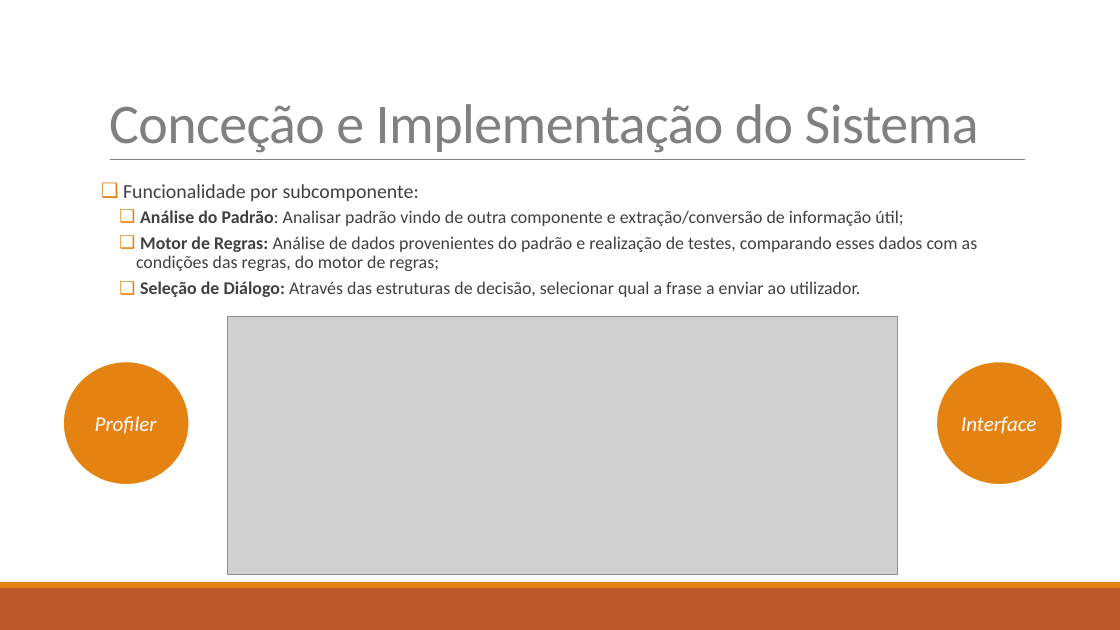
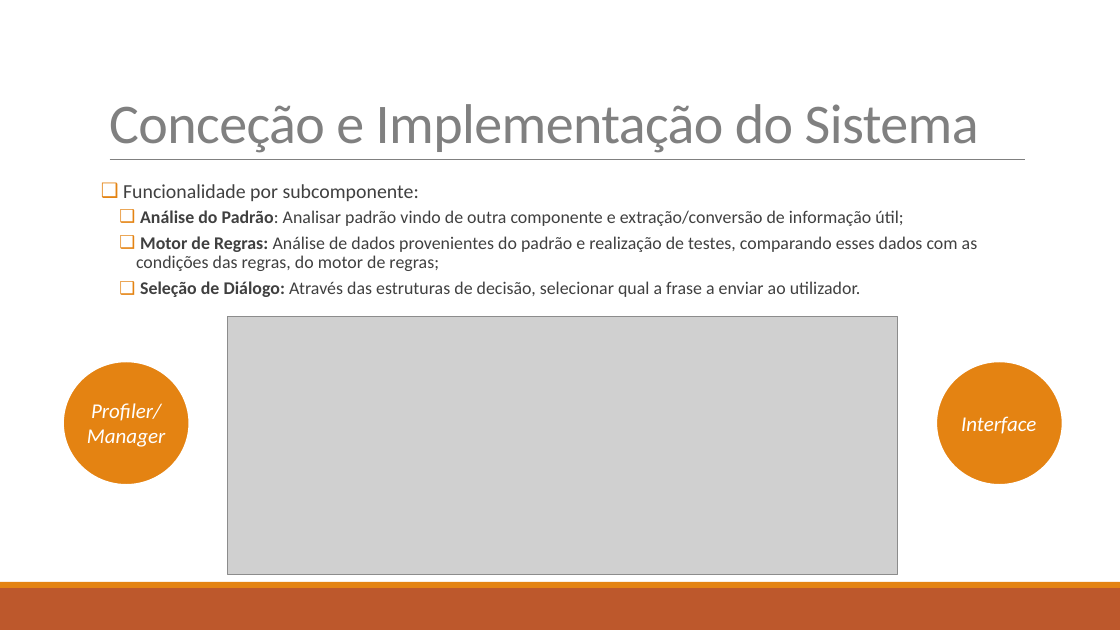
Before and after one commit to diisnc/Dialog_Agent_1819, a slide deck: slide 7 of Report/presentation_2.pptx. Drawn at 1120x630 pixels with LibreOffice and Linux fonts; fonts in the diff are those of the drawing; grey boxes stand for pictures. Boxes give left, top, right and bottom in pixels: in the first picture for what was removed or moved away, otherwise in the second. Text is boxed around its words. In the diff, an @@ line names an element or a change of style, - is before the commit and + after.

```diff
--- a/Report/presentation_2.pptx
+++ b/Report/presentation_2.pptx
@@ text at (87,403,165,447): text changed @@
-Profiler
+Profiler/ Manager
```
Also in this commit, not shown: 2 other slides changed, 2 other files.
